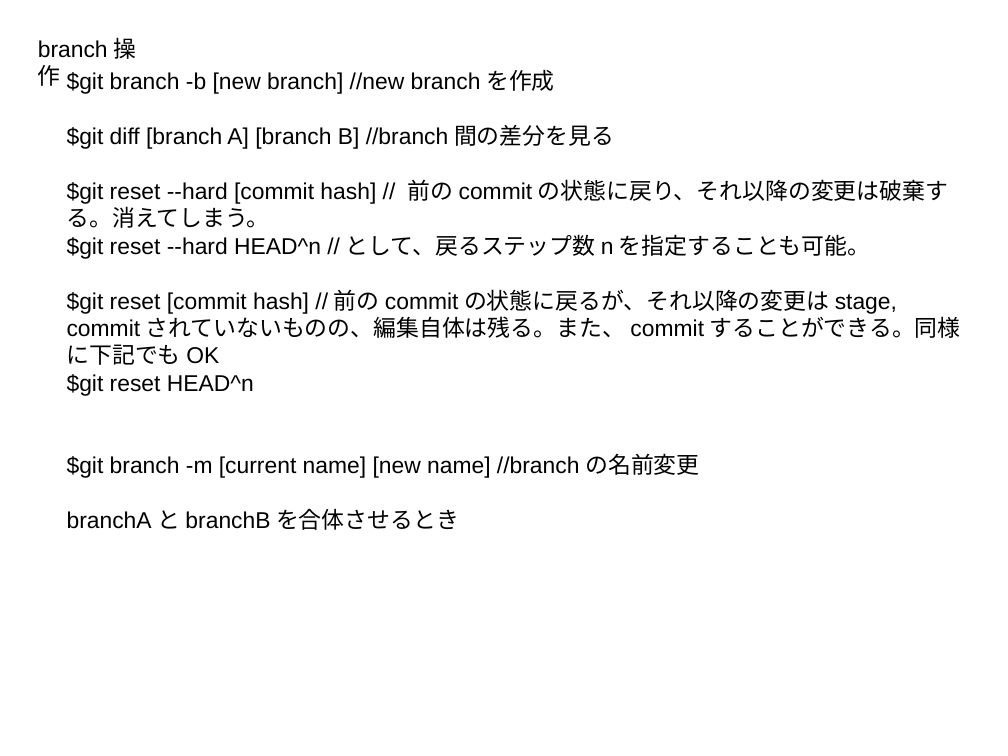
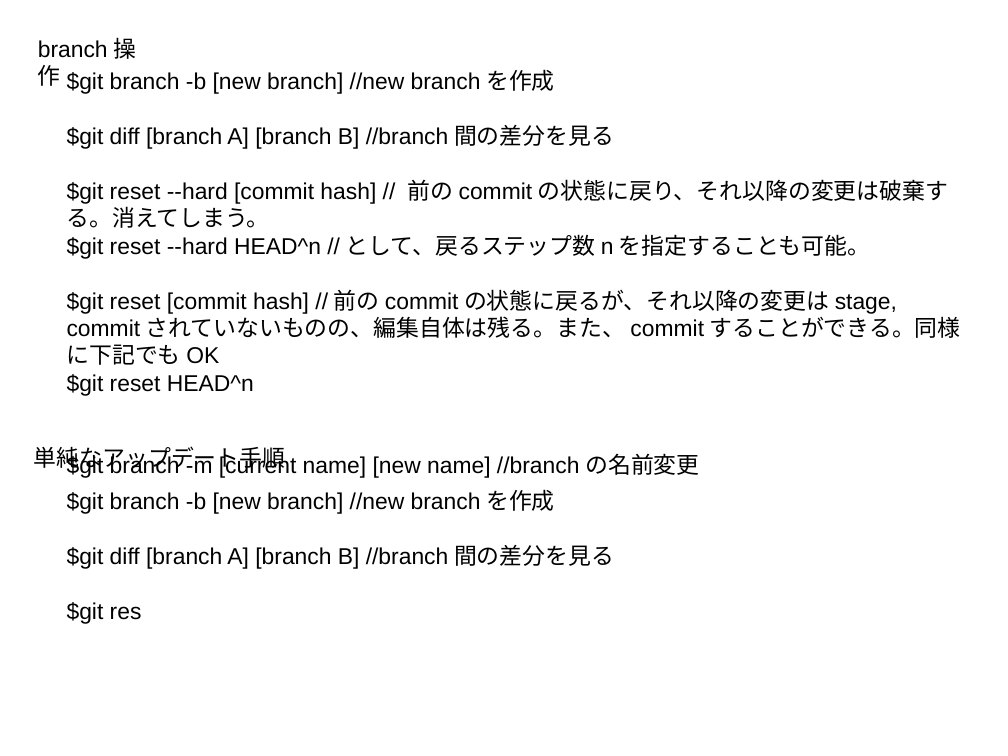
Before and after one commit to HiroumiTani/sample, a slide deck: slide 3 of how-to-git.odp. Drawn at 1008x756 pixels with LibreOffice and Linux fonts; fonts in the diff are those of the drawing. Boxes give left, top, right and bottom in pixels: in the first picture for what was removed or moved away, otherwise in the second. Text is boxed around its words. In the diff, an @@ line names an element or a change of style, - is before the commit and + after.

```diff
--- a/how-to-git.odp
+++ b/how-to-git.odp
@@ text at <box>67,72,961,478</box>: paragraph removed @@
-branchAとbranchBを合体させるとき
@@ text added at <box>34,446,285,472</box>, 18 pt, text #000000 @@
+単純なアップデート手順
@@ text added at <box>67,492,405,624</box>, 18 pt, text #000000 @@
+$git branch -b [new branch] //new branchを作成
+$git diff [branch A] [branch B] //branch間の差分を見る
+$git res
```
Also in this commit, not shown: 2 other files.
